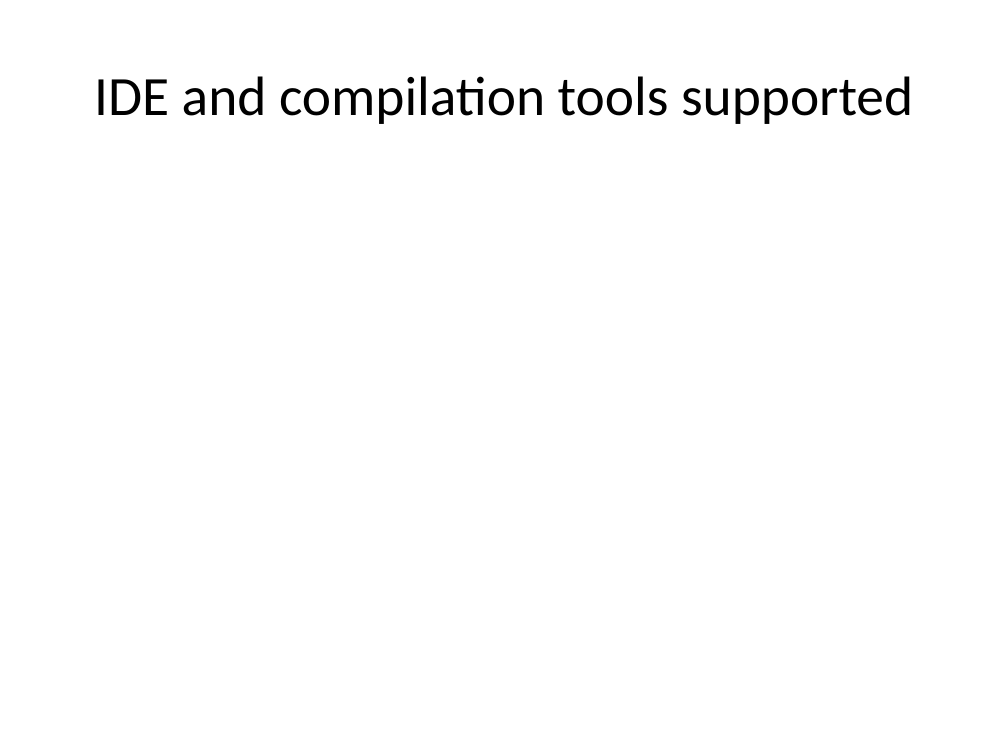
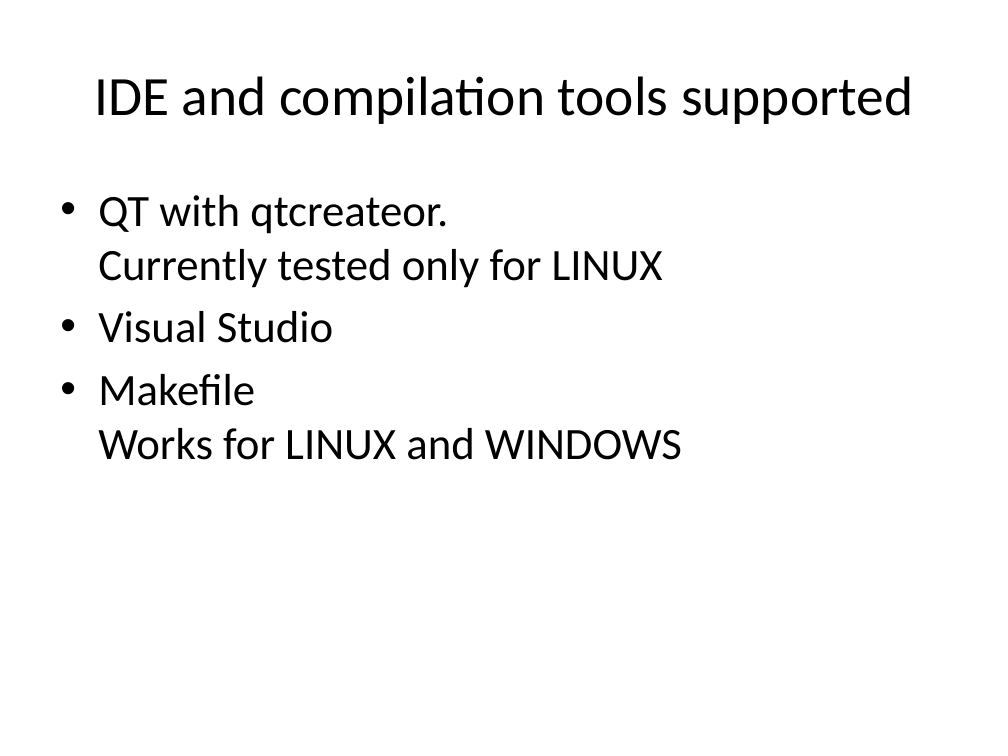
Before and after one commit to davitkalantaryan/matlabdev, a slide deck: slide 2 of docs/using_matlabdev_repository.pptx. Drawn at 1008x756 pixels with LibreOffice and Linux fonts; fonts in the diff are those of the drawing. Boxes give left, top, right and bottom in pixels: in the first picture for what was removed or moved away, otherwise in the second. Text is boxed around its words. In the diff, an @@ line names an element or a change of style, - is before the commit and + after.

```diff
--- a/docs/using_matlabdev_repository.pptx
+++ b/docs/using_matlabdev_repository.pptx
@@ text added at (98, 195, 682, 460), 32 pt, text #000000 @@
+• QT with qtcreateor.
+  Currently tested only for LINUX
+• Visual Studio
+• Makefile
+  Works for LINUX and WINDOWS
```
Also in this commit, not shown: 2 slides added, 1 other file.
